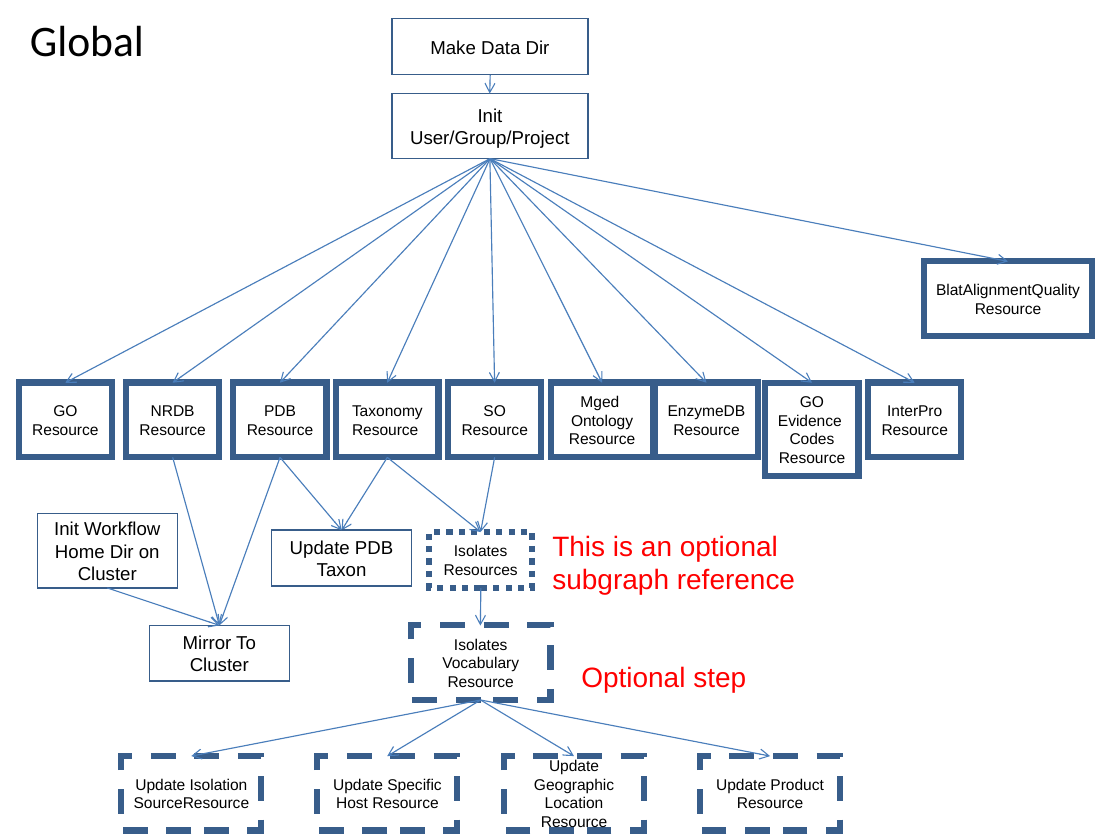
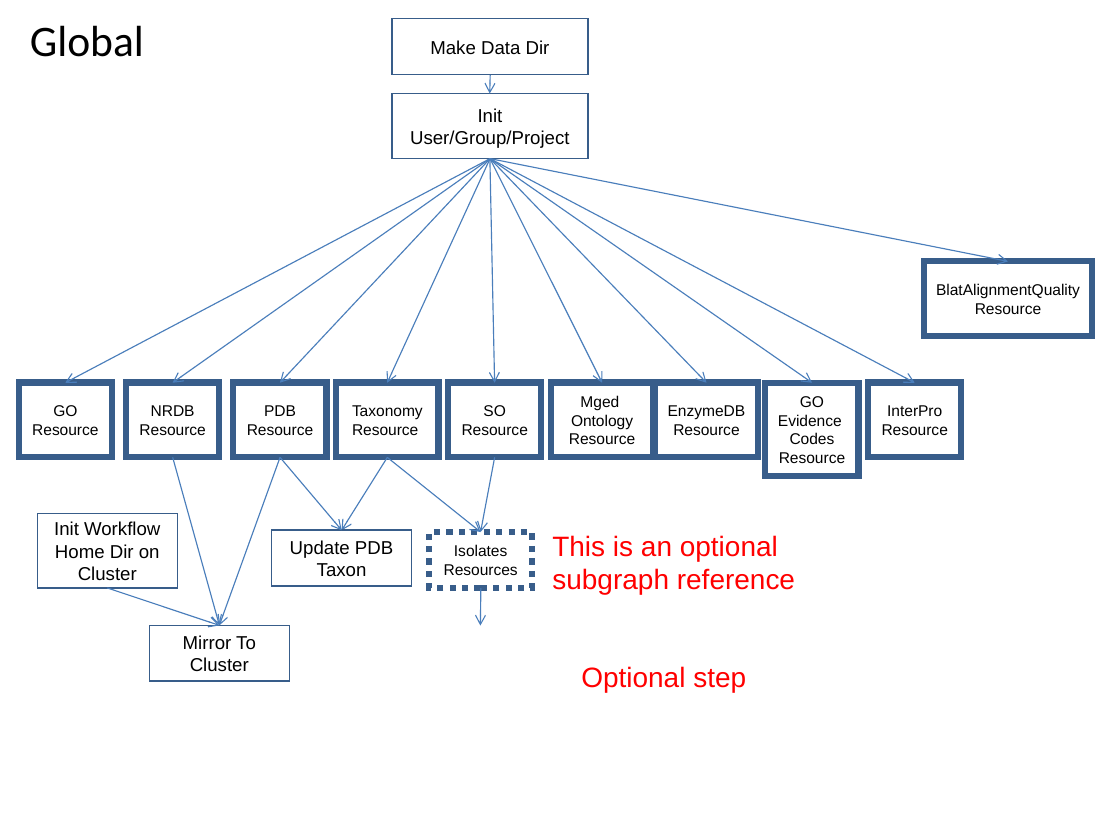
Before and after one commit to VEuPathDB/ApiCommonWorkflow, a slide deck: slide 3 of Main/doc/IntegratedWorkflow.ppt. Drawn at 1120x840 pixels with LibreOffice and Linux fonts; fonts in the diff are those of the drawing. Boxes give left, top, right and bottom in pixels: in the first picture for what was removed or moved away, otherwise in the second. Text is boxed around its words. In the diff, an @@ line names an element or a change of style, - is before the commit and + after.

Commit message:
group isolate steps together

```diff
--- a/Main/doc/IntegratedWorkflow.ppt
+++ b/Main/doc/IntegratedWorkflow.ppt
@@ rectangle removed at [411,625,551,700] @@
-Isolates Vocabulary
-Resource
@@ arrow removed from (480, 700) to (192, 756) @@
@@ arrow removed from (480, 700) to (388, 756) @@
@@ arrow removed from (480, 700) to (771, 756) @@
@@ arrow removed from (480, 700) to (573, 756) @@
@@ rectangle removed at [121,756,261,831] @@
-Update Isolation SourceResource
@@ rectangle removed at [317,756,457,831] @@
-Update Specific Host Resource
@@ rectangle removed at [504,756,644,831] @@
-Update Geographic Location Resource
@@ rectangle removed at [700,756,840,831] @@
-Update Product Resource
```
Also in this commit, not shown: 1 other slide changed.
